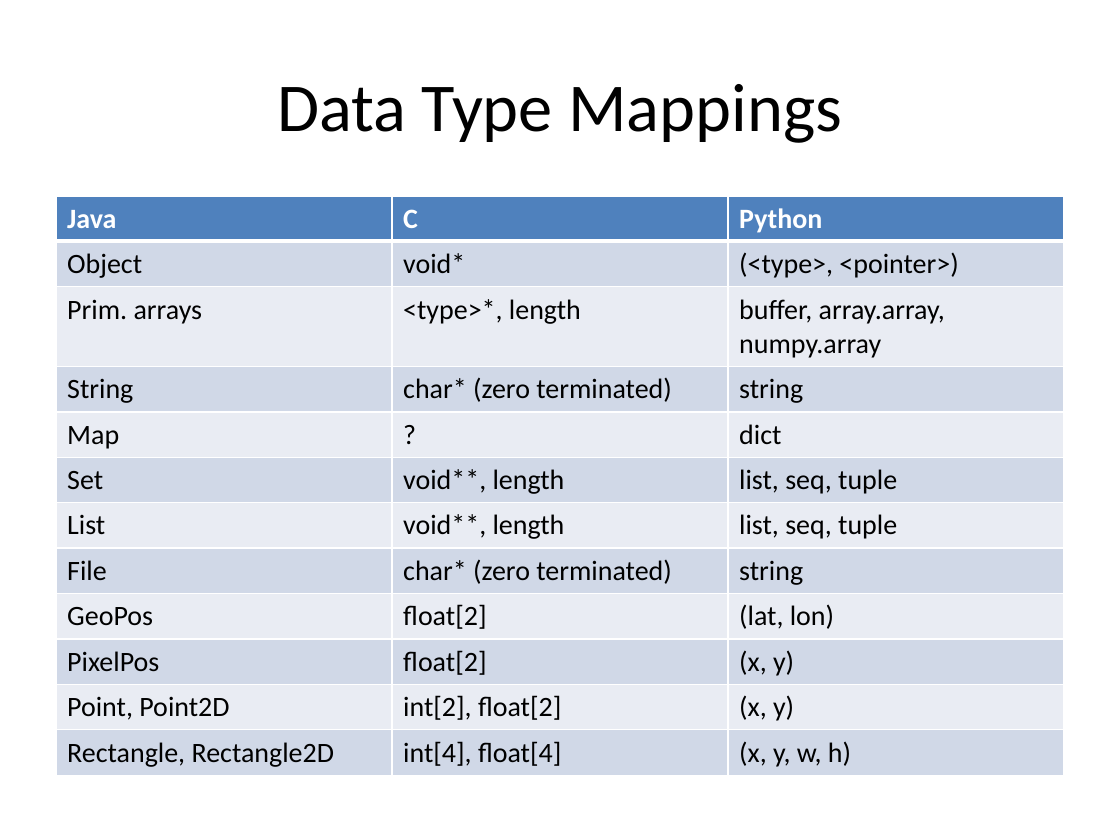
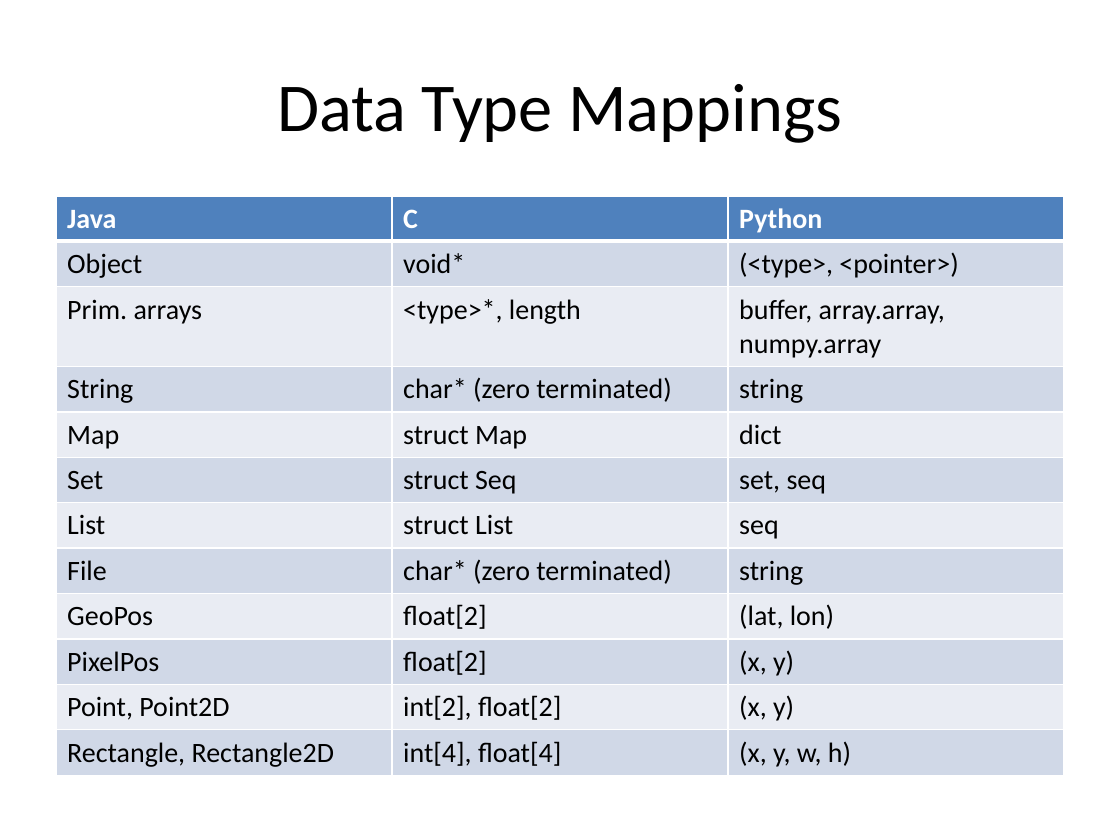
Before and after one commit to bcdev/beam-extapi, a slide deck: slide 8 of docs/beam-extapi.pptx (slide 15 before the commit). Drawn at 1120x840 pixels with LibreOffice and Linux fonts; fonts in the diff are those of the drawing. Boxes give left, top, right and bottom in pixels: in the first picture for what was removed or moved away, otherwise in the second. Text is boxed around its words. In the diff, an @@ line names an element or a change of style, - is before the commit and + after.

```diff
--- a/docs/beam-extapi.pptx
+++ b/docs/beam-extapi.pptx
@@ table at bbox=[56, 196, 1064, 774] @@
-row 5, column 2: ?
+row 5, column 2: struct Map
-row 6, column 2: void**, length
+row 6, column 2: struct Seq
-row 6, column 3: list, seq, tuple
+row 6, column 3: set, seq
-row 7, column 2: void**, length
+row 7, column 2: struct List
-row 7, column 3: list, seq, tuple
+row 7, column 3: seq
```
Also in this commit, not shown: 3 slides added, 1 slide removed.
